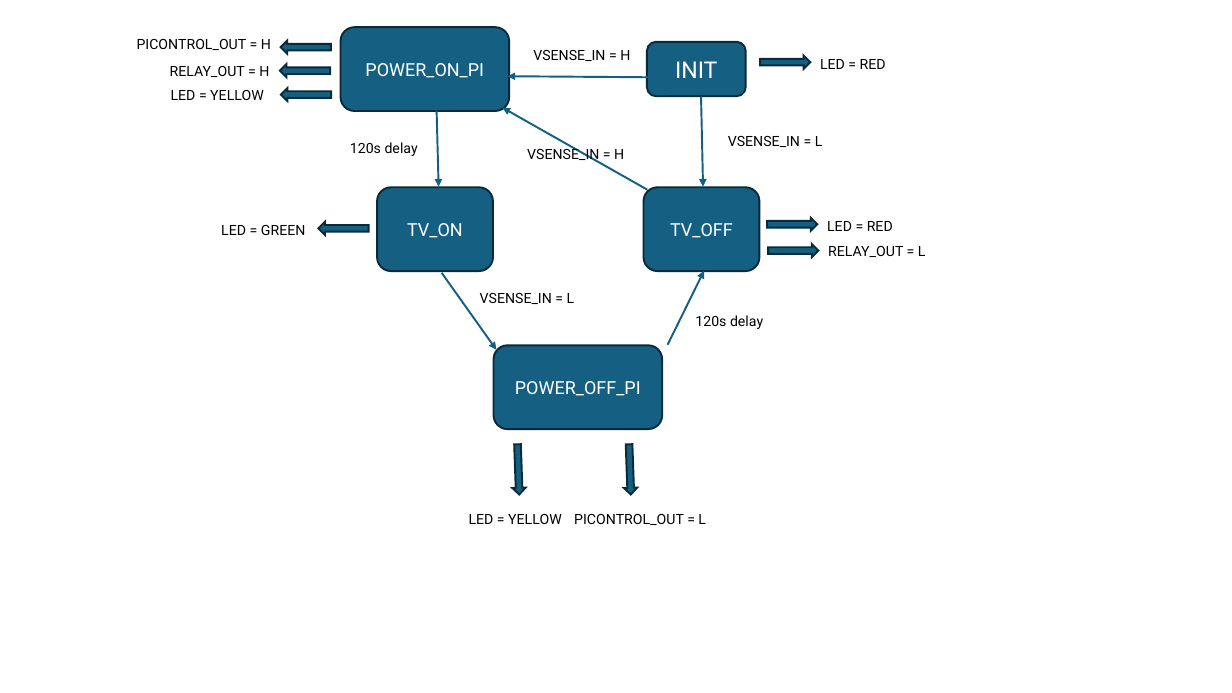
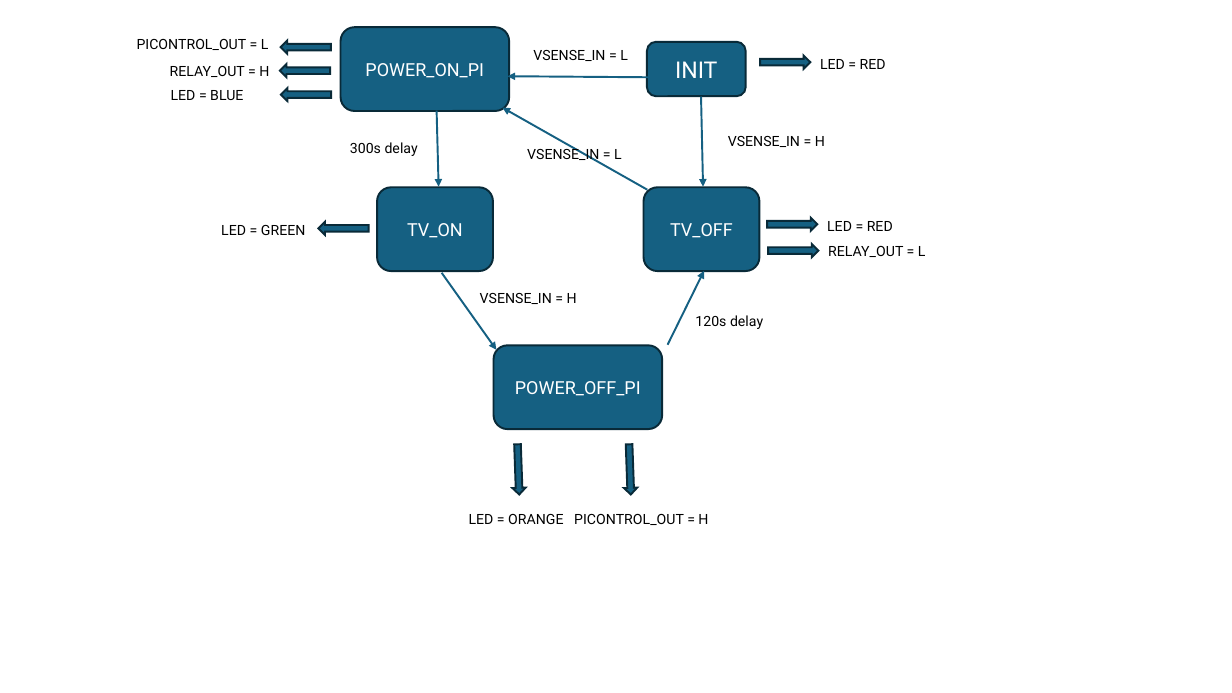
Before and after one commit to danny-andersen/security-camera-viewer, a slide deck: slide 1 of power_control/State_diagram.pptx. Drawn at 1232x693 pixels with LibreOffice and Linux fonts; fonts in the diff are those of the drawing. Boxes give left, top, right and bottom in pixels: in the first picture for what was removed or moved away, otherwise in the second. Text is boxed around its words. In the diff, an @@ line names an element or a change of style, - is before the commit and + after.

```diff
--- a/power_control/State_diagram.pptx
+++ b/power_control/State_diagram.pptx
@@ text at [137, 39, 269, 50]: text changed @@
-PICONTROL_OUT = H
+PICONTROL_OUT = L
@@ text at [533, 50, 628, 61]: text changed @@
-VSENSE_IN = H
+VSENSE_IN = L
@@ text at [171, 90, 243, 100]: text changed @@
-LED = YELLOW
+LED = BLUE
@@ text at [350, 142, 418, 156]: text changed @@
-120s delay
+300s delay
@@ text at [527, 146, 622, 164]: text changed @@
-VSENSE_IN = H
+VSENSE_IN = L
@@ text at [728, 136, 825, 147]: text changed @@
-VSENSE_IN = L
+VSENSE_IN = H
@@ text at [480, 293, 577, 304]: text changed @@
-VSENSE_IN = L
+VSENSE_IN = H
@@ text at [469, 514, 563, 524]: text changed @@
-LED = YELLOW
+LED = ORANGE
@@ text at [574, 514, 708, 525]: text changed @@
-PICONTROL_OUT = L
+PICONTROL_OUT = H
```
Also in this commit, not shown: 4 other files.
